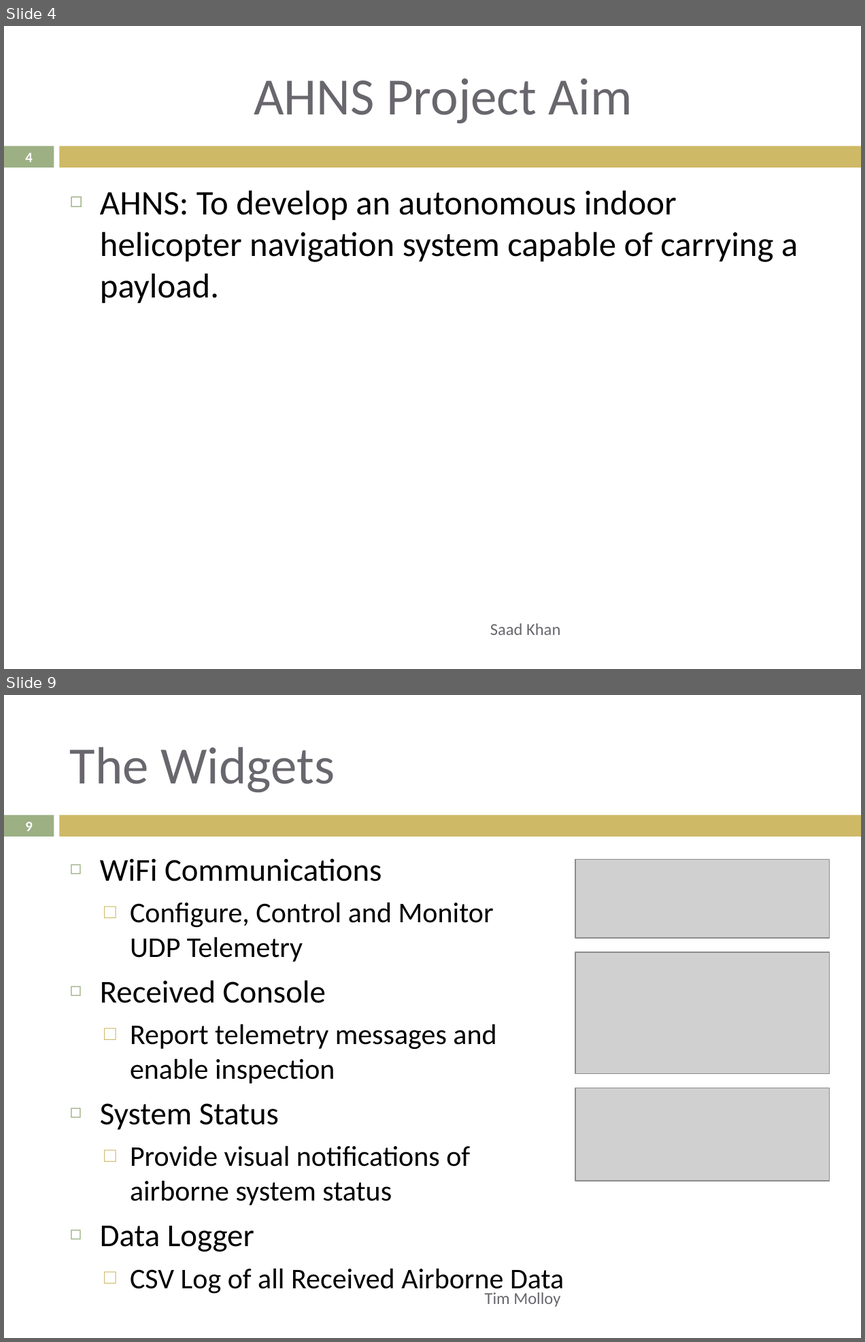
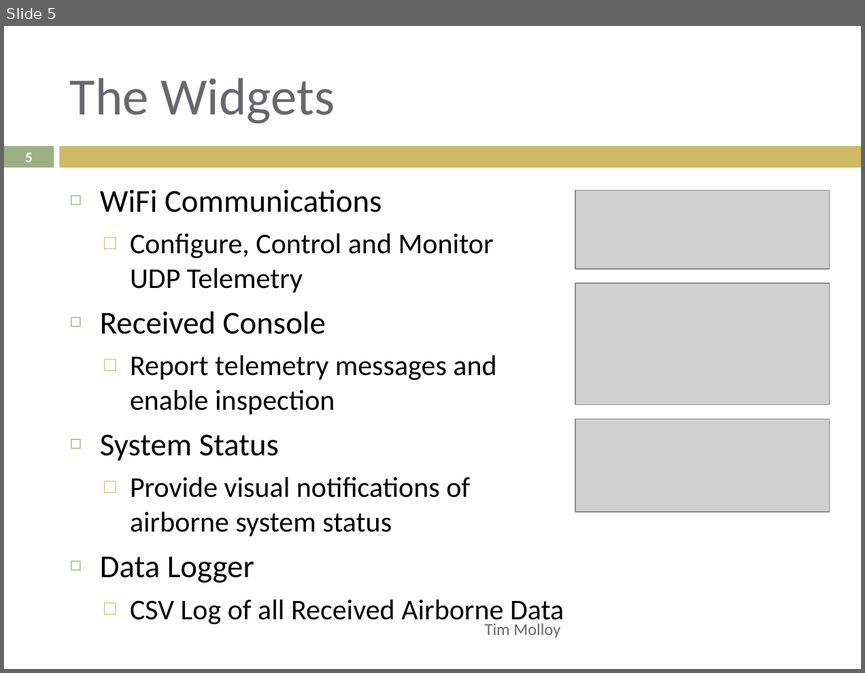
Before and after one commit to lijian8/ahns10, a slide deck: docproject/official_ahns/presentations/tim_semester1.pptx. Shown one above the other, each under a label of ours: slides 4 and 9 before the commit, slide 5 after it; the slides between them are not shown. The pictures are 865x1342 and 865x673 pixels, drawn with LibreOffice and Linux fonts; fonts in the diff are those of the drawing; grey boxes stand for pictures. Boxes give left, top, right and bottom in pixels: in the first picture for what was removed or moved away, otherwise in the second. Text is boxed around its words. In the diff, an @@ line names an element or a change of style, - is before the commit and + after.

```diff
--- a/docproject/official_ahns/presentations/tim_semester1.pptx
+++ b/docproject/official_ahns/presentations/tim_semester1.pptx
@@ slide 4 removed at box(4, 26, 861, 669), background #FFFFFF; not listed: 2 template elements that a slide beside it also shows @@
@@ title removed at box(254, 78, 632, 123) @@
-AHNS Project Aim
@@ page number removed at box(25, 152, 33, 162) @@
-4
@@ text removed at box(100, 190, 798, 303) @@
-◻ AHNS: To develop an autonomous indoor helicopter navigation system capable of carrying a payload.
@@ text removed at box(490, 623, 560, 635) @@
-Saad Khan
@@ what was slide 9 is now slide 5 @@
@@ page number at box(25, 152, 33, 162): text changed @@
-9
+5
```
Also in this commit, not shown: 8 slides changed, 3 other slides removed.
